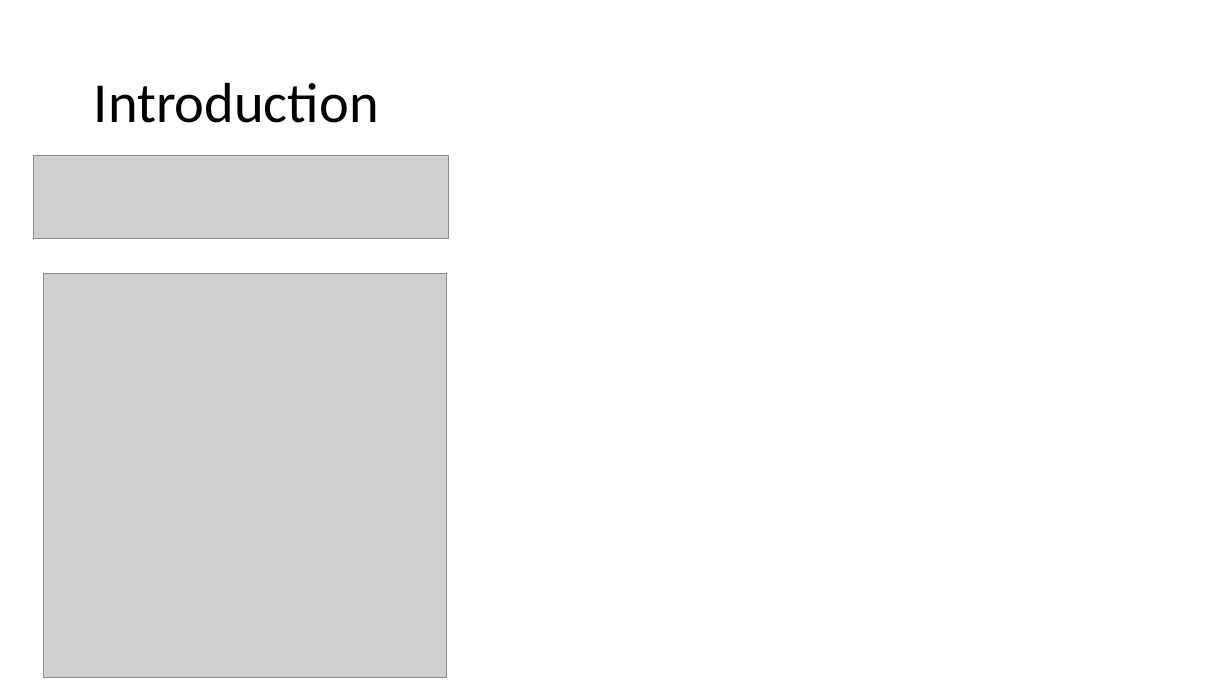
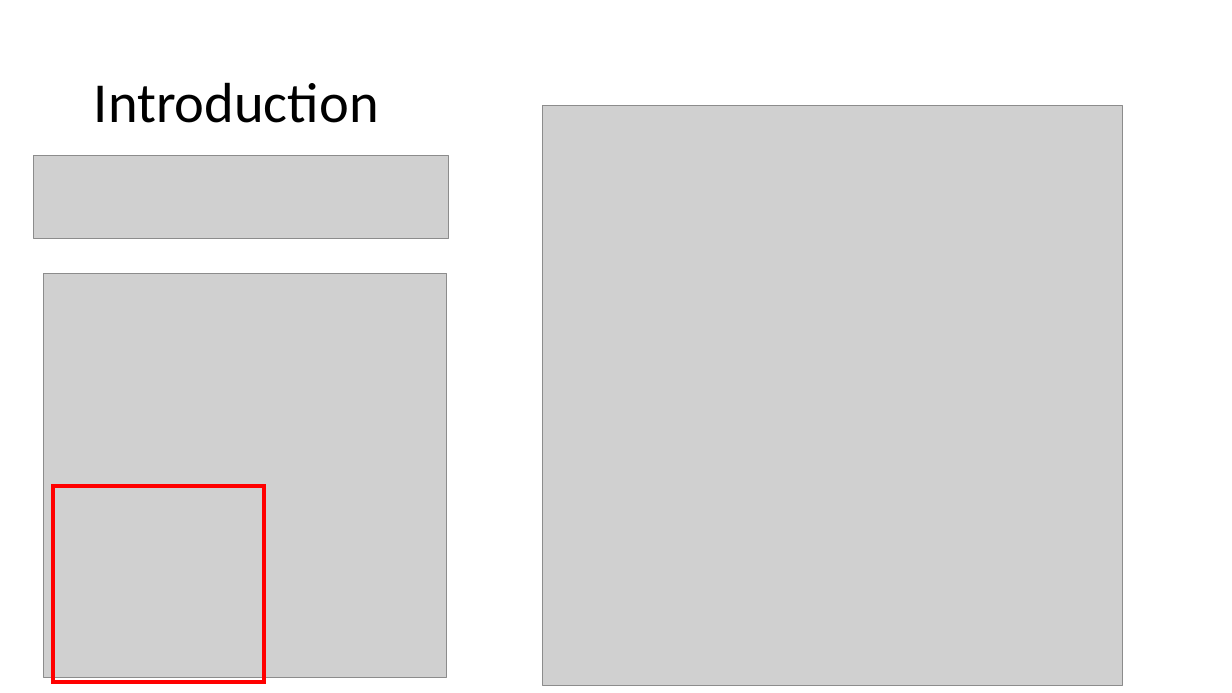
Before and after one commit to marcsze/SchlossLabPresentations, a slide deck: slide 3 of 2016_07_14/genetic_determinants_journal_club.pptx. Drawn at 1232x693 pixels with LibreOffice and Linux fonts; fonts in the diff are those of the drawing; grey boxes stand for pictures. Boxes give left, top, right and bottom in pixels: in the first picture for what was removed or moved away, otherwise in the second. Text is boxed around its words. In the diff, an @@ line names an element or a change of style, - is before the commit and + after.

```diff
--- a/2016_07_14/genetic_determinants_journal_club.pptx
+++ b/2016_07_14/genetic_determinants_journal_club.pptx
@@ picture added at [543,105,1123,685] @@
@@ rectangle added at [54,486,264,682], outline #FF0000 3 pt @@
```
Also in this commit, not shown: 6 slides added, 2 other files.
